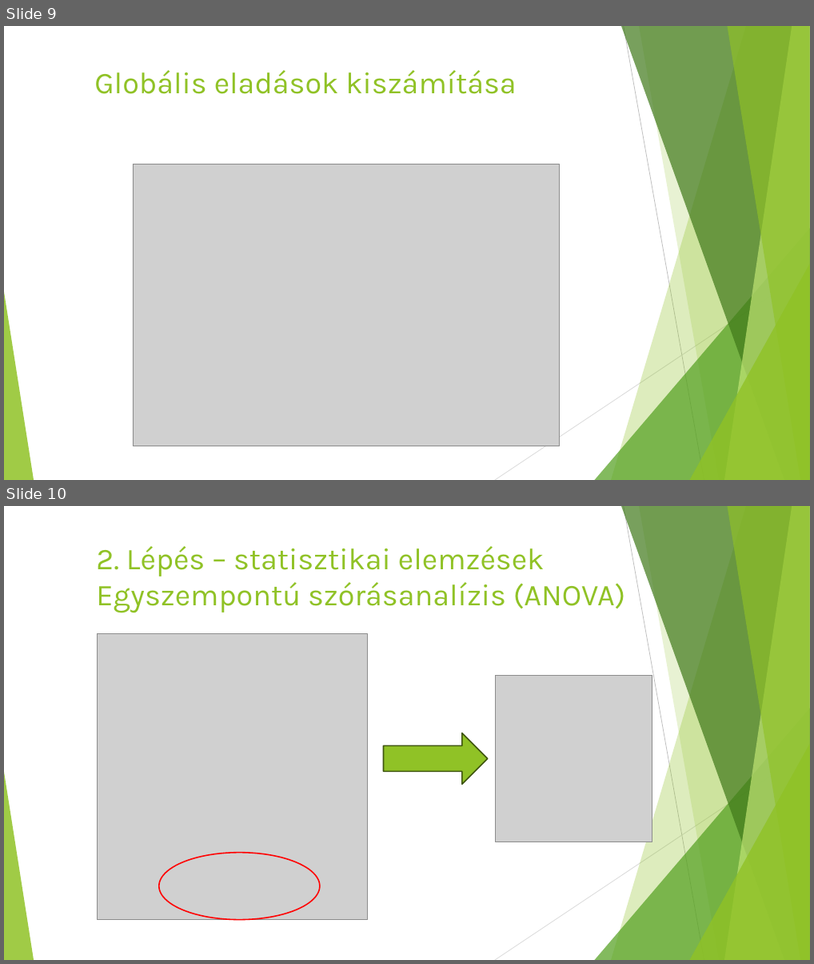
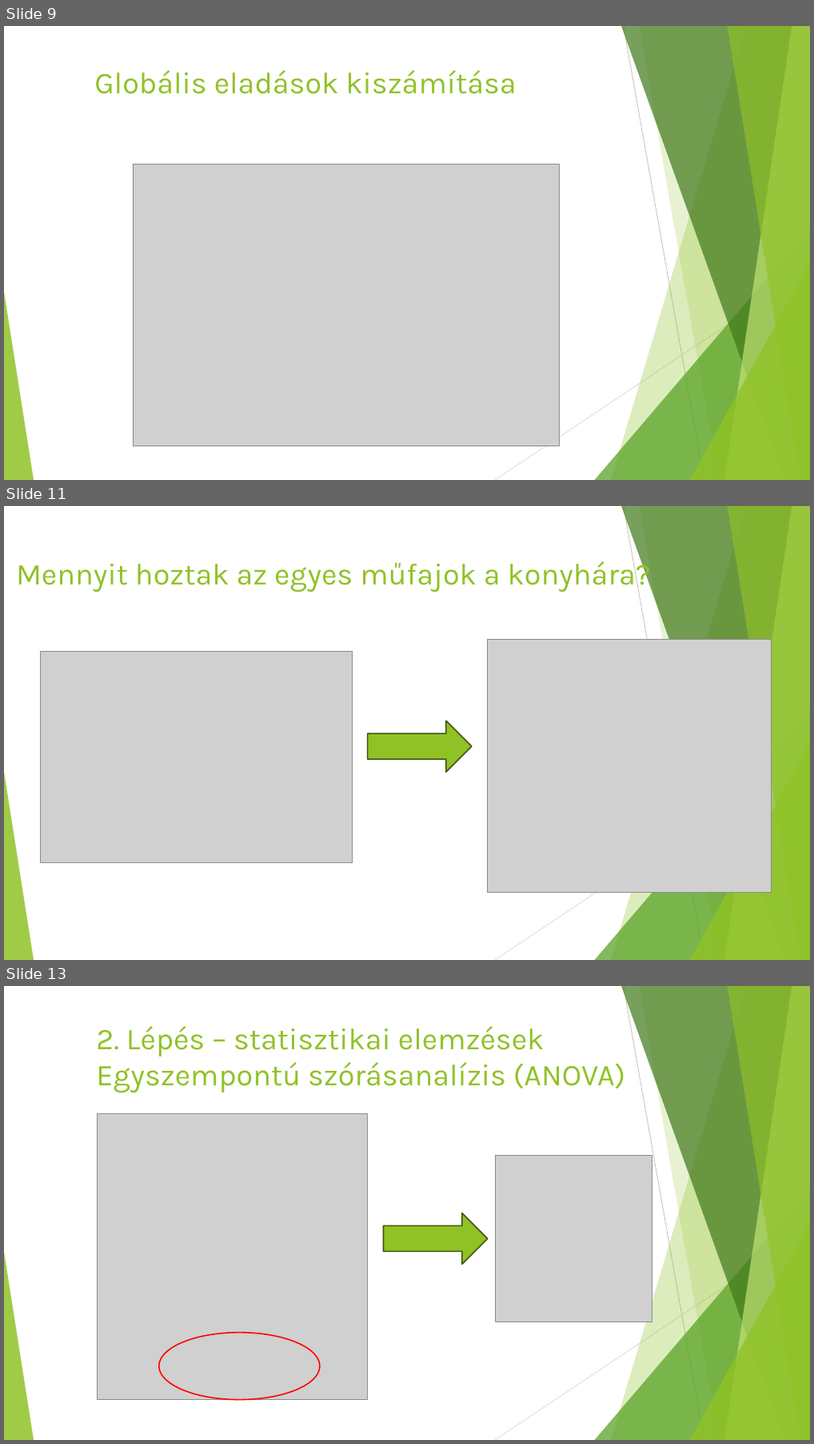
Before and after one commit to lacithelaci/oktatas, a slide deck: egyetemi_feleves_cuccok/4_szemeszter/üzleti_intelligencia/prezentáció.pptx. Shown one above the other, each under a label of ours: slides 9 and 10 before the commit, slides 9, 11 and 13 after it; the slides between them are not shown. The pictures are 814x964 and 814x1444 pixels, drawn with LibreOffice and Linux fonts; fonts in the diff are those of the drawing; grey boxes stand for pictures. Boxes give left, top, right and bottom in pixels: in the first picture for what was removed or moved away, otherwise in the second. Text is boxed around its words. In the diff, an @@ line names an element or a change of style, - is before the commit and + after.

```diff
--- a/egyetemi_feleves_cuccok/4_szemeszter/üzleti_intelligencia/prezentáció.pptx
+++ b/egyetemi_feleves_cuccok/4_szemeszter/üzleti_intelligencia/prezentáció.pptx
@@ slide 11 added at <box>4,506,810,960</box>, background #FFFFFF; not listed: 10 template elements that a slide beside it also shows @@
@@ title added at <box>16,556,651,592</box>, 36 pt, text #90C226 @@
+Mennyit hoztak az egyes műfajok a konyhára?
@@ picture added at <box>487,639,772,892</box> @@
@@ picture added at <box>40,651,353,862</box> @@
@@ right arrow added at <box>367,720,472,772</box>, fill #90C226, outline #3F5511 1.5 pt @@
@@ what was slide 10 is now slide 13 @@
```
Also in this commit, not shown: 1 slide changed, 9 other slides added, 1 slide removed, 1 other file.
